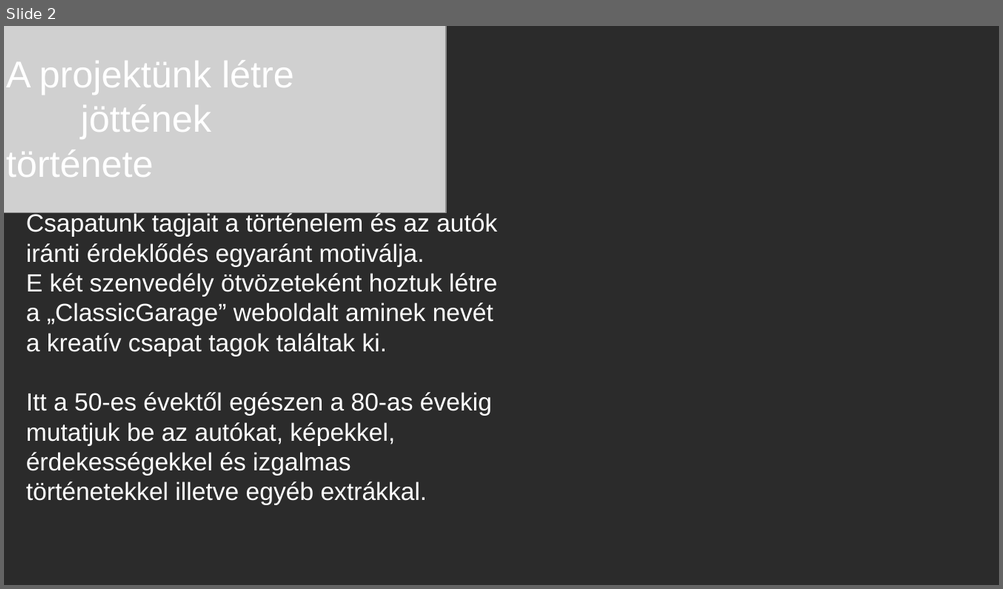
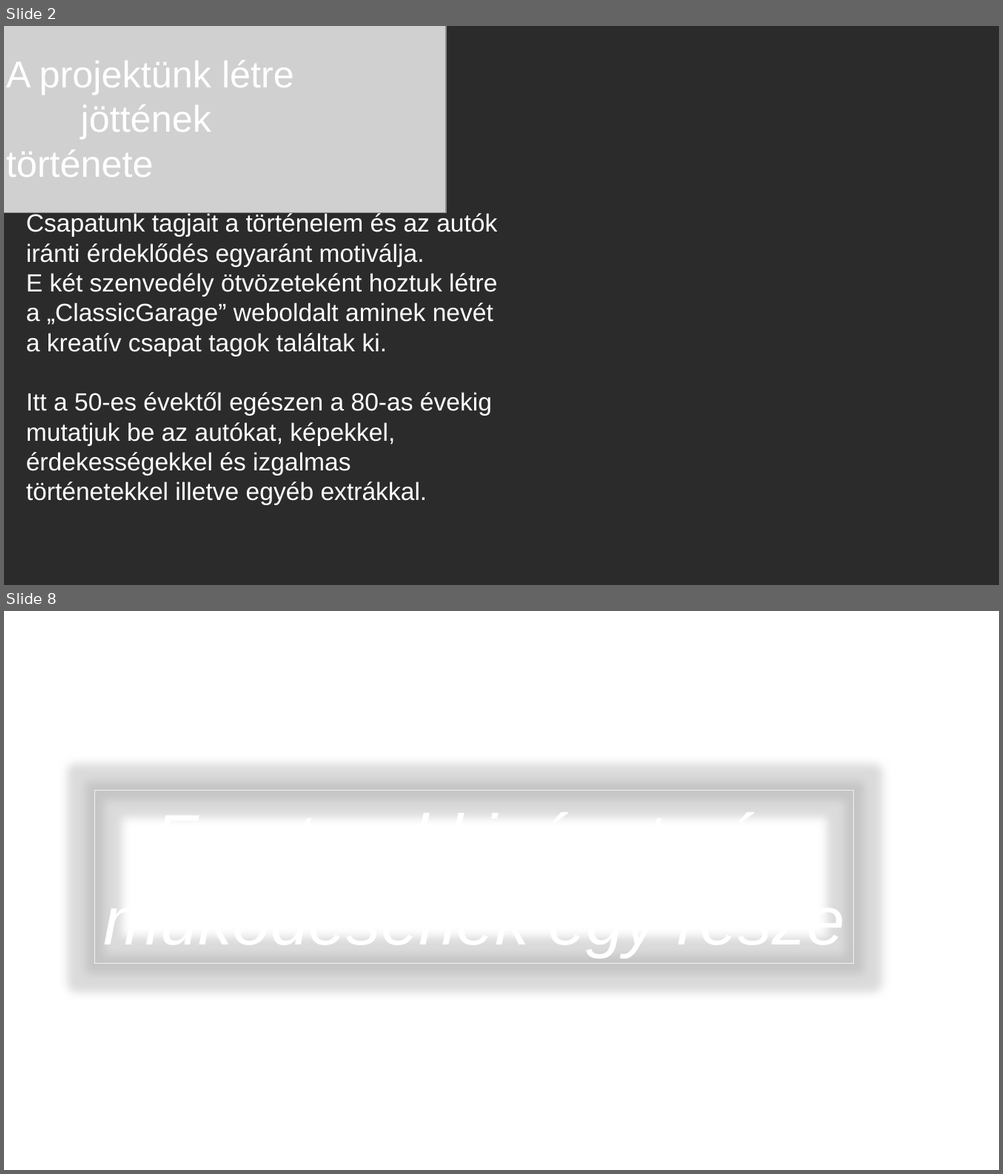
Before and after one commit to ponuzsr/vizsgaremek, a slide deck: Vizsgaremek_Ppt.pptx. Shown one above the other, each under a label of ours: slide 2 before the commit, slides 2 and 8 after it; the slides between them are not shown. The pictures are 1003x589 and 1003x1174 pixels, drawn with LibreOffice and Linux fonts; fonts in the diff are those of the drawing; grey boxes stand for pictures; background and template pictures are left out; a plain dark background stands for a picture behind light text. Boxes give left, top, right and bottom in pixels: in the first picture for what was removed or moved away, otherwise in the second. Text is boxed around its words. In the diff, an @@ line names an element or a change of style, - is before the commit and + after.

```diff
--- a/Vizsgaremek_Ppt.pptx
+++ b/Vizsgaremek_Ppt.pptx
@@ slide 8 added at <box>4,611,999,1170</box>, background picture (left out) @@
@@ rectangle added at <box>94,791,853,964</box>, outline #F2F2F2 0.75 pt, 66 pt, text #FFFFFF, italic @@
+Frontend kinézete és működésének egy része
```
Also in this commit, not shown: 7 slides changed, 11 other slides added, 7 slides removed.
